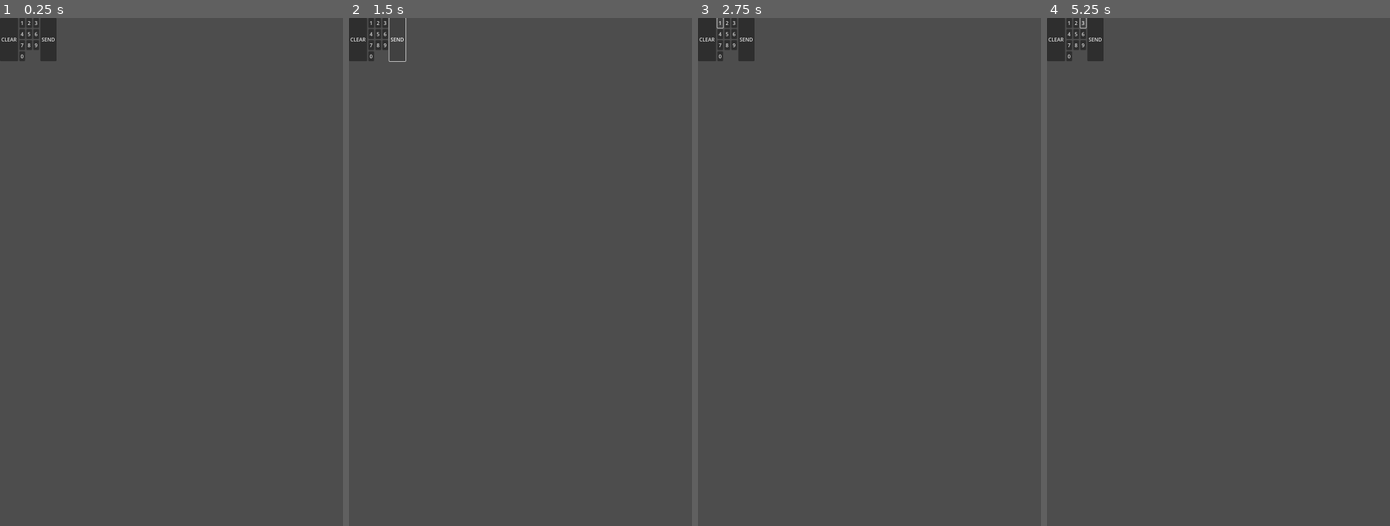
Above: before the commit, frames 1-4 (left to right).
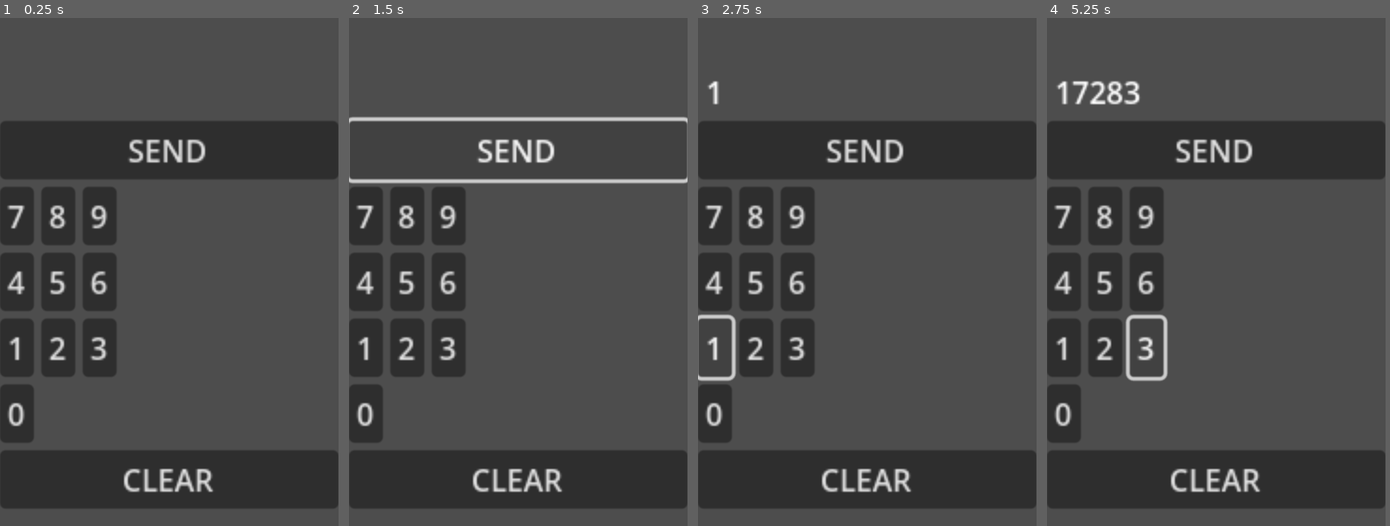
Above: after the commit, the same moments.

Repository: michaeljosephpurdy/ludumdare51
Game: Godot game, scene res://main.tscn
Same seed, same stepped clock (60 frames per second), same inputs: the game is played once before the commit and once after it.
Inputs:
- Up to frame 1 (0.25 s): no input
- Up to frame 2 (1.5 s): click "CLEAR" at 0.5 s; click "SEND" at 1.25 s
- Up to frame 3 (2.75 s): click "1" at 2 s
- Up to frame 4 (5.25 s): click "7" at 2.75 s; click "2" at 3.5 s; click "8" at 4.25 s; click "3" at 5 s
In our replay, the window is 540x800 before the commit and 533x800 after it. These sizes can differ from the game's own. Grey fills any space a smaller window leaves; there, only what the larger window draws over its background counts as a difference.

The runs differ from the first frame. In frame 1, 33% of the frame differs, in the area x 0-99%, y 0-97%; in frame 2, 24%; in frame 3, 32%; in frame 4, 33%.

Commit message:
Re-structure scenes

Diff:
--- a/InputContainer.gd
+++ /dev/null
@@ -1,25 +0,0 @@
-extends Container
-
-var input: String
-var parsedInput: int
-
-# Called when the node enters the scene tree for the first time.
-func _ready():
-	pass # Replace with function body.
-
-# Called every frame. 'delta' is the elapsed time since the previous frame.
-func _process(delta):
-	pass
-
-
-func _on_submit_pressed():
-	parsedInput = input.to_int()
-	print('submit button pressed')
-	print(parsedInput)
-	pass # Replace with function body.
-
-func _on_key_container_number_selected(number):
-	input += str(number)
-
-func _on_clear_pressed():
-	input = ''
--- a/10KeyContainer.gd
+++ b/input/10KeyContainer.gd
@@ -1,15 +1,15 @@
 extends GridContainer
 
 signal number_selected
+
 @onready
-var button_scene = preload('res://numeric_button.tscn')
-# Called when the node enters the scene tree for the first time.
+var button_scene = preload('res://input/numeric_button.tscn')
+
 func _ready():
-	if not self.visible:
-		return
 	for i in range(1, 10):
 		_add_button_and_bind_signal(i)
 	_add_button_and_bind_signal(0)
+
 
 func _add_button_and_bind_signal(number):
 	var button = button_scene.instantiate()
@@ -17,10 +17,10 @@
 	button.pressed.connect(self.emit_to_parent.bind(button.number))
 	self.add_child(button)
 
-# Called every frame. 'delta' is the elapsed time since the previous frame.
+
 func _process(delta):
 	pass
 
+
 func emit_to_parent(number):
 	emit_signal('number_selected', number)
-	pass
--- a/CellKeyContainer.gd
+++ b/input/CellKeyContainer.gd
@@ -1,20 +1,19 @@
 extends GridContainer
 
 signal number_selected
+
 @onready
-var button_scene = preload('res://numeric_button.tscn')
+var button_scene = preload('res://input/numeric_button.tscn')
 
 func _ready():
-	if not self.visible:
-		return
-	for i in range(7, 9):
+	for i in range(7, 10):
 		_add_button_and_bind_signal(i)
-	for i in range(4, 6):
+	for i in range(4, 7):
 		_add_button_and_bind_signal(i)
-	for i in range(1, 3):
+	for i in range(1, 4):
 		_add_button_and_bind_signal(i)
 	_add_button_and_bind_signal(0)
-	pass
+
 
 func _add_button_and_bind_signal(number):
 	var button = button_scene.instantiate()
@@ -23,10 +22,9 @@
 	self.add_child(button)
 
 
-# Called every frame. 'delta' is the elapsed time since the previous frame.
 func _process(delta):
 	pass
 
+
 func emit_to_parent(number):
 	emit_signal('number_selected', number)
-	pass
--- /dev/null
+++ b/input/Input.gd
@@ -0,0 +1,6 @@
+extends Node
+
+signal fire
+
+func _input_submitted(number):
+	self.fire.emit(number)
--- /dev/null
+++ b/input/InputContainer.gd
@@ -0,0 +1,34 @@
+extends Container
+
+signal submitted_input
+
+const EMPTY_STRING: String = ' '
+
+var inputString: String
+var inputInt: int
+
+func _ready():
+	$Submitted.set_text(EMPTY_STRING)
+	_on_clear_pressed()
+
+
+func _process(delta):
+	$Current.set_text(inputString)
+
+
+func _on_submit_pressed():
+	if (inputString == EMPTY_STRING):
+		return
+	inputInt = inputString.to_int()
+	print(inputInt)
+	_on_clear_pressed()
+	$Submitted.set_text(str(inputInt))
+	self.submitted_input.emit(inputInt)
+
+
+func _on_key_container_number_selected(number):
+	inputString += str(number)
+
+
+func _on_clear_pressed():
+	inputString = EMPTY_STRING
--- /dev/null
+++ b/input/input.tscn
@@ -0,0 +1,69 @@
+[gd_scene load_steps=5 format=3 uid="uid://wr5kf0viohud"]
+
+[ext_resource type="Script" path="res://input/Input.gd" id="1_6qnq5"]
+[ext_resource type="Script" path="res://input/InputContainer.gd" id="2_2aoob"]
+[ext_resource type="Script" path="res://input/10KeyContainer.gd" id="3_btr6u"]
+[ext_resource type="Script" path="res://input/CellKeyContainer.gd" id="4_h70he"]
+
+[node name="Input" type="Node2D"]
+script = ExtResource("1_6qnq5")
+
+[node name="InputContainer" type="VBoxContainer" parent="."]
+offset_right = 180.0
+offset_bottom = 213.0
+scale = Vector2(4, 4)
+size_flags_horizontal = 3
+size_flags_vertical = 3
+script = ExtResource("2_2aoob")
+
+[node name="Submitted" type="Label" parent="InputContainer"]
+layout_mode = 2
+offset_right = 180.0
+offset_bottom = 23.0
+
+[node name="Current" type="Label" parent="InputContainer"]
+layout_mode = 2
+offset_top = 27.0
+offset_right = 180.0
+offset_bottom = 50.0
+
+[node name="Submit" type="Button" parent="InputContainer"]
+layout_mode = 2
+offset_top = 54.0
+offset_right = 180.0
+offset_bottom = 85.0
+text = "SEND"
+
+[node name="HBoxContainer" type="HBoxContainer" parent="InputContainer"]
+layout_mode = 2
+offset_top = 89.0
+offset_right = 180.0
+offset_bottom = 89.0
+theme_override_constants/separation = 5
+
+[node name="TenKeyContainer" type="GridContainer" parent="InputContainer/HBoxContainer"]
+visible = false
+layout_mode = 2
+offset_left = 61.0
+offset_right = 61.0
+offset_bottom = 40.0
+columns = 3
+script = ExtResource("3_btr6u")
+
+[node name="CalcKeyContainer" type="GridContainer" parent="InputContainer/HBoxContainer"]
+layout_mode = 2
+columns = 3
+script = ExtResource("4_h70he")
+
+[node name="Clear" type="Button" parent="InputContainer"]
+layout_mode = 2
+offset_top = 93.0
+offset_right = 180.0
+offset_bottom = 124.0
+text = "CLEAR"
+
+[connection signal="submitted_input" from="InputContainer" to="." method="_input_submitted"]
+[connection signal="pressed" from="InputContainer/Submit" to="InputContainer" method="_on_submit_pressed"]
+[connection signal="number_selected" from="InputContainer/HBoxContainer/TenKeyContainer" to="InputContainer" method="_on_key_container_number_selected"]
+[connection signal="number_selected" from="InputContainer/HBoxContainer/CalcKeyContainer" to="InputContainer" method="_on_key_container_number_selected"]
+[connection signal="pressed" from="InputContainer/Clear" to="InputContainer" method="_on_clear_pressed"]
--- /dev/null
+++ b/input/numeric_button.tscn
@@ -0,0 +1,9 @@
+[gd_scene load_steps=2 format=3]
+
+[ext_resource type="Script" path="res://input/NumericButton.gd" id="1_cyh5y"]
+
+[node name="NumericButton" type="Button"]
+offset_right = 98.0
+offset_bottom = 98.0
+scale = Vector2(8, 8)
+script = ExtResource("1_cyh5y")
--- a/main.tscn
+++ b/main.tscn
@@ -1,51 +1,8 @@
-[gd_scene load_steps=4 format=3 uid="uid://cosi8pbpng65a"]
+[gd_scene load_steps=2 format=3 uid="uid://bxd15fudmwn1i"]
 
-[ext_resource type="Script" path="res://InputContainer.gd" id="1_kmoxg"]
-[ext_resource type="Script" path="res://10KeyContainer.gd" id="2_uamkw"]
-[ext_resource type="Script" path="res://CellKeyContainer.gd" id="3_c0hs3"]
+[ext_resource type="PackedScene" uid="uid://wr5kf0viohud" path="res://input/input.tscn" id="1_0s0bw"]
 
-[node name="Node2d" type="Node2D"]
+[node name="Game" type="Node2D"]
 
-[node name="InputContainer" type="Container" parent="."]
-offset_right = 40.0
-offset_bottom = 40.0
-script = ExtResource("1_kmoxg")
-
-[node name="HBoxContainer" type="HBoxContainer" parent="InputContainer"]
-layout_mode = 2
-offset_right = 40.0
-offset_bottom = 40.0
-
-[node name="Clear" type="Button" parent="InputContainer/HBoxContainer"]
-layout_mode = 2
-offset_right = 57.0
-offset_bottom = 40.0
-text = "CLEAR"
-
-[node name="10KeyContainer" type="GridContainer" parent="InputContainer/HBoxContainer"]
-layout_mode = 2
-offset_left = 61.0
-offset_right = 61.0
-offset_bottom = 40.0
-columns = 3
-script = ExtResource("2_uamkw")
-
-[node name="CalcKeyContainer" type="GridContainer" parent="InputContainer/HBoxContainer"]
-visible = false
-layout_mode = 2
-offset_left = 65.0
-offset_right = 65.0
-offset_bottom = 40.0
-script = ExtResource("3_c0hs3")
-
-[node name="Submit" type="Button" parent="InputContainer/HBoxContainer"]
-layout_mode = 2
-offset_left = 65.0
-offset_right = 116.0
-offset_bottom = 40.0
-text = "SEND"
-
-[connection signal="pressed" from="InputContainer/HBoxContainer/Clear" to="InputContainer" method="_on_clear_pressed"]
-[connection signal="number_selected" from="InputContainer/HBoxContainer/10KeyContainer" to="InputContainer" method="_on_key_container_number_selected"]
-[connection signal="number_selected" from="InputContainer/HBoxContainer/CalcKeyContainer" to="InputContainer" method="_on_key_container_number_selected"]
-[connection signal="pressed" from="InputContainer/HBoxContainer/Submit" to="InputContainer" method="_on_submit_pressed"]
+[node name="Input" parent="." instance=ExtResource("1_0s0bw")]
+position = Vector2(0, 3)
--- a/numeric_button.tscn
+++ /dev/null
@@ -1,8 +0,0 @@
-[gd_scene load_steps=2 format=3 uid="uid://c865g8mujwbo3"]
-
-[ext_resource type="Script" path="res://NumericButton.gd" id="1_cyh5y"]
-
-[node name="NumericButton" type="Button"]
-offset_right = 98.0
-offset_bottom = 98.0
-script = ExtResource("1_cyh5y")
--- a/project.godot
+++ b/project.godot
@@ -17,8 +17,8 @@
 
 [display]
 
-window/size/viewport_width=1080
-window/size/viewport_height=2340
+window/size/viewport_width=720
+window/size/viewport_height=1080
 window/handheld/orientation=1
 
 [rendering]
Empty file added: input/HBoxContainer.gd
